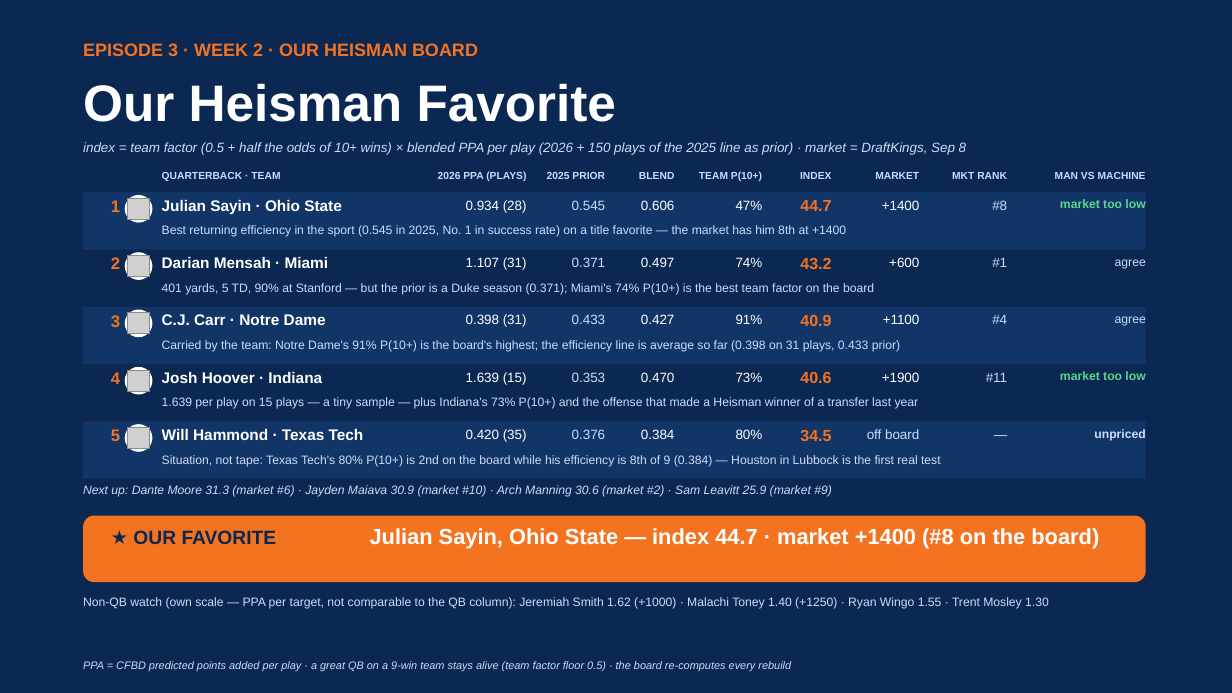
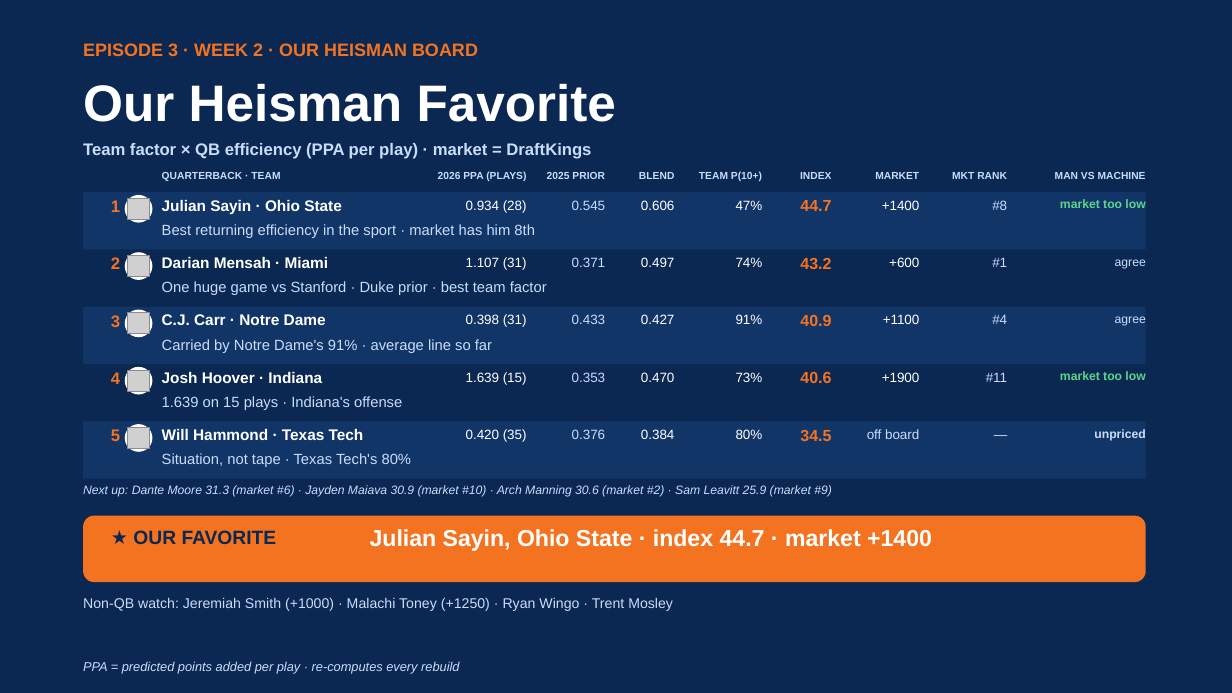
Before and after one commit to lucasalvarezflorida-lab/ncaa-fbs-analytics, a slide deck: slide 3 of decks/2026_Week2_Episode3.pptx. Drawn at 1232x693 pixels with LibreOffice and Linux fonts; fonts in the diff are those of the drawing; grey boxes stand for pictures. Boxes give left, top, right and bottom in pixels: in the first picture for what was removed or moved away, otherwise in the second. Text is boxed around its words. In the diff, an @@ line names an element or a change of style, - is before the commit and + after.

```diff
--- a/decks/2026_Week2_Episode3.pptx
+++ b/decks/2026_Week2_Episode3.pptx
@@ text at <box>83,143,591,159</box>: text changed; size 10.5 to 13 pt; bold on; italic off @@
-index = team factor (0.5 + half the odds of 10+ wins) × blended PPA per play (2026 + 150 plays of the 2025 line as prior) · market = DraftKings, Sep 8
+Team factor × QB efficiency (PPA per play) · market = DraftKings
@@ text at <box>162,224,535,238</box>: text changed; size 9.5 to 11.5 pt @@
-Best returning efficiency in the sport (0.545 in 2025, No. 1 in success rate) on a title favorite — the market has him 8th at +1400
+Best returning efficiency in the sport · market has him 8th
@@ text at <box>162,281,547,295</box>: text changed; size 9.5 to 11.5 pt @@
-401 yards, 5 TD, 90% at Stanford — but the prior is a Duke season (0.371); Miami's 74% P(10+) is the best team factor on the board
+One huge game vs Stanford · Duke prior · best team factor
@@ text at <box>162,339,492,353</box>: text changed; size 9.5 to 11.5 pt @@
-Carried by the team: Notre Dame's 91% P(10+) is the board's highest; the efficiency line is average so far (0.398 on 31 plays, 0.433 prior)
+Carried by Notre Dame's 91% · average line so far
@@ text at <box>162,396,402,410</box>: text changed; size 9.5 to 11.5 pt @@
-1.639 per play on 15 plays — a tiny sample — plus Indiana's 73% P(10+) and the offense that made a Heisman winner of a transfer last year
+1.639 on 15 plays · Indiana's offense
@@ text at <box>162,453,412,467</box>: text changed; size 9.5 to 11.5 pt @@
-Situation, not tape: Texas Tech's 80% P(10+) is 2nd on the board while his efficiency is 8th of 9 (0.384) — Houston in Lubbock is the first real test
+Situation, not tape · Texas Tech's 80%
@@ text at <box>370,529,932,551</box>: text changed; size 17 to 18 pt @@
-Julian Sayin, Ohio State — index 44.7 · market +1400 (#8 on the board)
+Julian Sayin, Ohio State · index 44.7 · market +1400
@@ text at <box>83,597,673,611</box>: text changed; size 9.5 to 11 pt @@
-Non-QB watch (own scale — PPA per target, not comparable to the QB column): Jeremiah Smith 1.62 (+1000) · Malachi Toney 1.40 (+1250) · Ryan Wingo 1.55 · Trent Mosley 1.30
+Non-QB watch: Jeremiah Smith (+1000) · Malachi Toney (+1250) · Ryan Wingo · Trent Mosley
@@ text at <box>83,661,459,674</box>: text changed; size 8.5 to 10 pt @@
-PPA = CFBD predicted points added per play · a great QB on a 9-win team stays alive (team factor floor 0.5) · the board re-computes every rebuild
+PPA = predicted points added per play · re-computes every rebuild
```
Also in this commit, not shown: 4 other slides changed, 1 other file.
